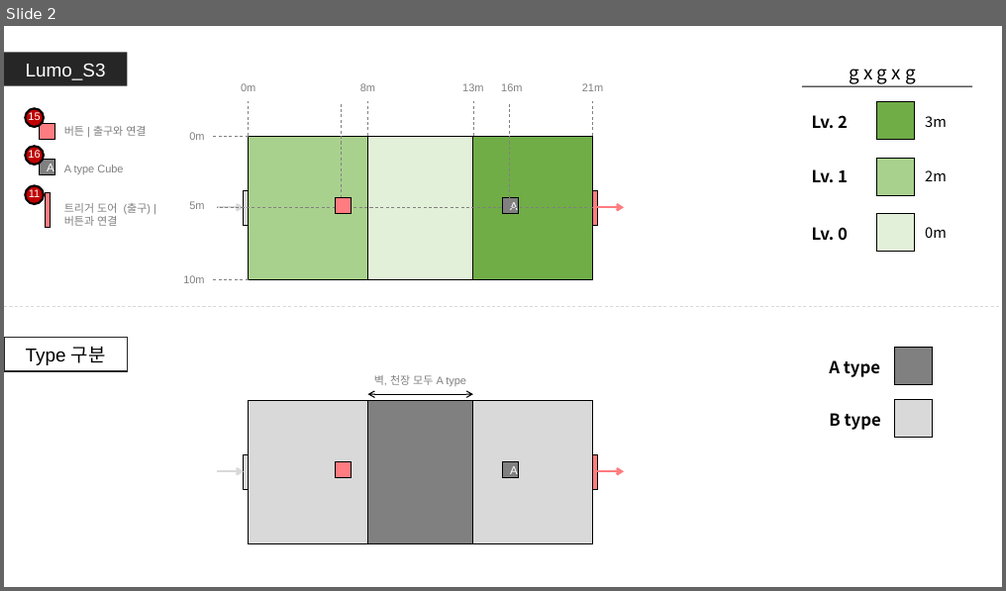
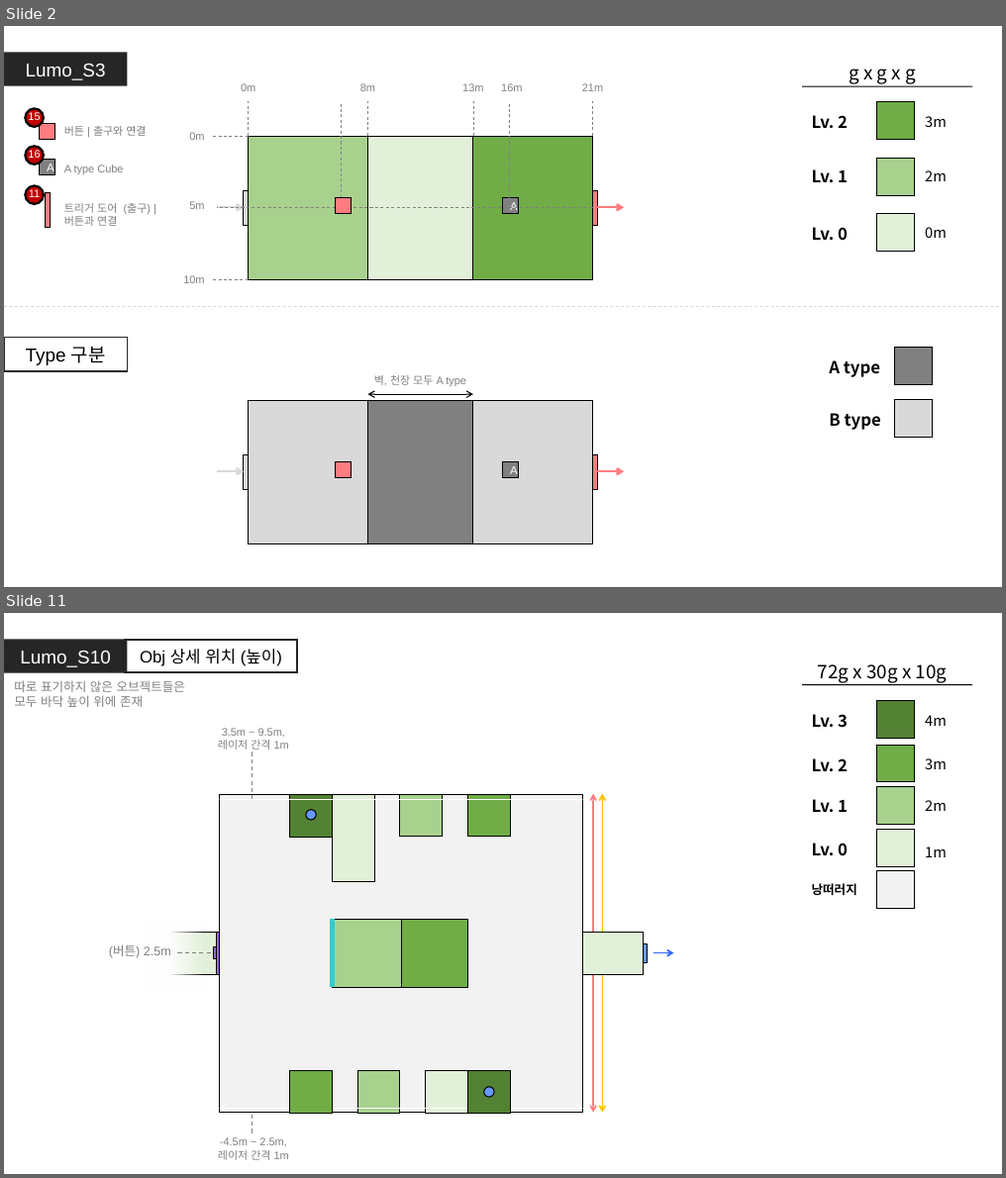
Before and after one commit to GGMGangsterHamster/GangsterHamster, a slide deck: Documents/Lumo_Stage.pptx. Shown one above the other, each under a label of ours: slide 2 before the commit, slides 2 and 11 after it; the slides between them are not shown. The pictures are 1006x591 and 1006x1178 pixels, drawn with LibreOffice and Linux fonts; fonts in the diff are those of the drawing. Boxes give left, top, right and bottom in pixels: in the first picture for what was removed or moved away, otherwise in the second. Text is boxed around its words. In the diff, an @@ line names an element or a change of style, - is before the commit and + after.

Commit message:
Lumo_S10 작성 완료

```diff
--- a/Documents/Lumo_Stage.pptx
+++ b/Documents/Lumo_Stage.pptx
@@ slide 11 added at (x1=4, y1=613, x2=1002, y2=1174), background #FFFFFF @@
@@ rectangle added at (x1=4, y1=639, x2=127, y2=673), fill #262626, 18 pt, text #FFFFFF @@
+Lumo_S10
@@ rectangle added at (x1=125, y1=640, x2=297, y2=672), outline #262626 1.5 pt, 16 pt, text #000000 @@
+Obj 상세 위치 (높이)
@@ text added at (x1=818, y1=664, x2=947, y2=683), 18 pt, text #000000 @@
+72g x 30g x 10g
@@ text added at (x1=14, y1=680, x2=185, y2=707), 12 pt, text #808080 @@
+따로 표기하지 않은 오브젝트들은 모두 바닥 높이 위에 존재
@@ line added from (802, 685) to (973, 685), #000000 1 pt @@
@@ text added at (x1=218, y1=728, x2=289, y2=753), 10.5 pt, text #808080 @@
+3.5m ~ 9.5m,
+레이저 간격 1m
@@ group added at (x1=812, y1=700, x2=946, y2=908): 9 texts, 5 rectangles @@
+1m
+Lv. 0
+2m
+Lv. 1
+3m
+Lv. 2
+낭떠러지
+4m
+Lv. 3
@@ line added from (252, 799) to (252, 750), #808080 1 pt dashed @@
@@ group added at (x1=141, y1=794, x2=674, y2=1113): 17 rectangles, 4 double arrows, 2 ellipses, 1 arrow, 1 line @@
@@ text added at (x1=109, y1=946, x2=171, y2=959), 12 pt, text #808080 @@
+(버튼) 2.5m
@@ line added from (177, 954) to (216, 954), #808080 1 pt dashed @@
@@ line added from (252, 1134) to (252, 1112), #808080 1 pt dashed @@
@@ text added at (x1=218, y1=1138, x2=289, y2=1160), 10.5 pt, text #808080 @@
+-4.5m ~ 2.5m,
+레이저 간격 1m
```
Also in this commit, not shown: 3 slides changed, 7 other slides added, 1 slide removed.
